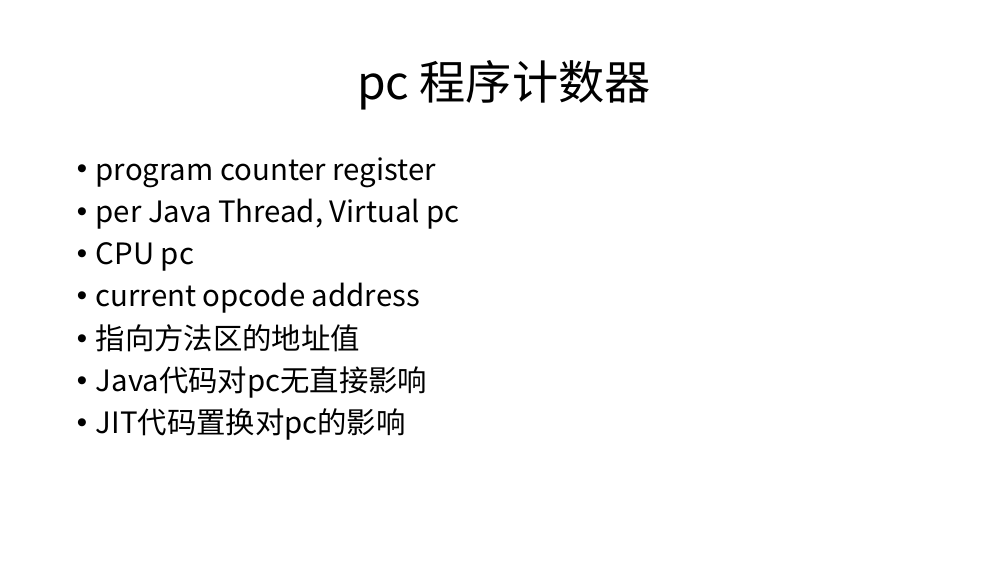
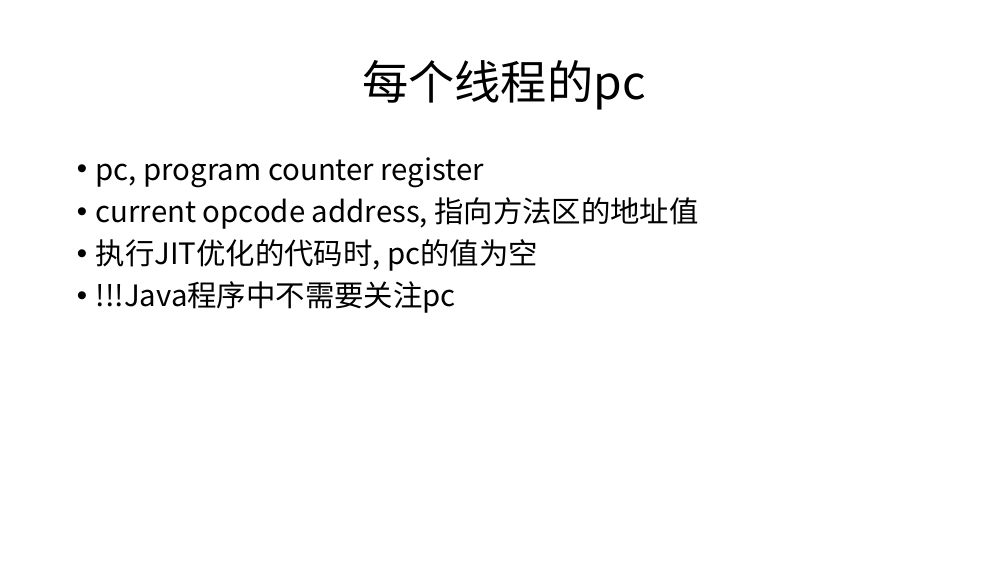
Before and after one commit to cncounter/translation, a slide deck: slide 23 of tiemao_2019/25_jvm_toc/01.JVM体系结构概述.pptx (slide 8 before the commit). Drawn at 1008x567 pixels with LibreOffice and Linux fonts; fonts in the diff are those of the drawing. Boxes give left, top, right and bottom in pixels: in the first picture for what was removed or moved away, otherwise in the second. Text is boxed around its words. In the diff, an @@ line names an element or a change of style, - is before the commit and + after.

```diff
--- a/tiemao_2019/25_jvm_toc/01.JVM体系结构概述.pptx
+++ b/tiemao_2019/25_jvm_toc/01.JVM体系结构概述.pptx
@@ title at [362, 60, 645, 110]: text changed @@
-pc 程序计数器
+每个线程的pc
@@ text at [96, 157, 698, 313]: text changed @@
-• program counter register
-• per Java Thread, Virtual pc
-• CPU pc
-• current opcode address
-• 指向方法区的地址值
-• Java代码对pc无直接影响
-• JIT代码置换对pc的影响
+• pc, program counter register
+• current opcode address, 指向方法区的地址值
+• 执行JIT优化的代码时, pc的值为空
+• !!!Java程序中不需要关注pc
```
Also in this commit, not shown: 15 other slides changed, 26 slides added, 11 slides removed, 5 other files.
